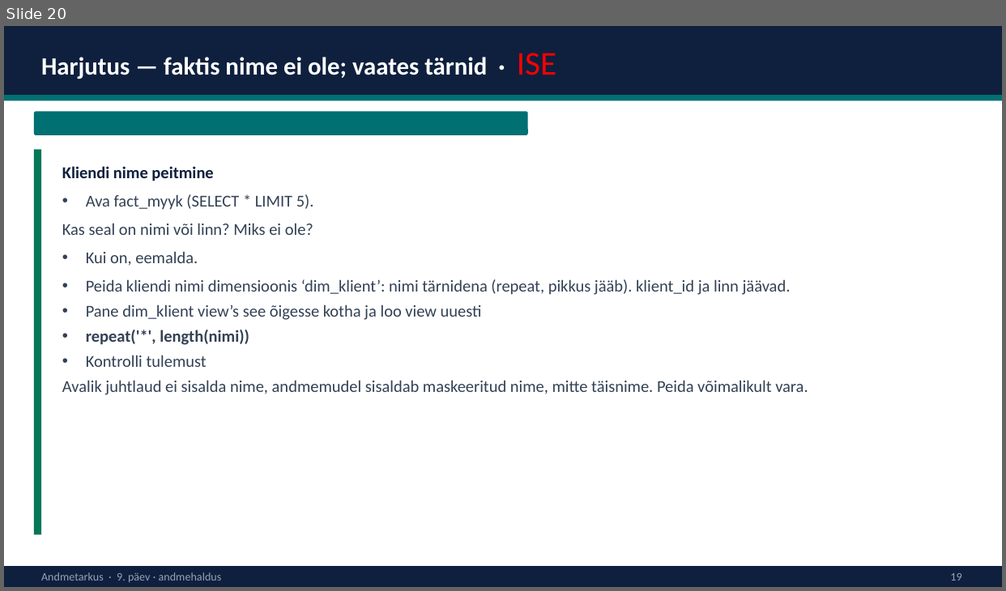
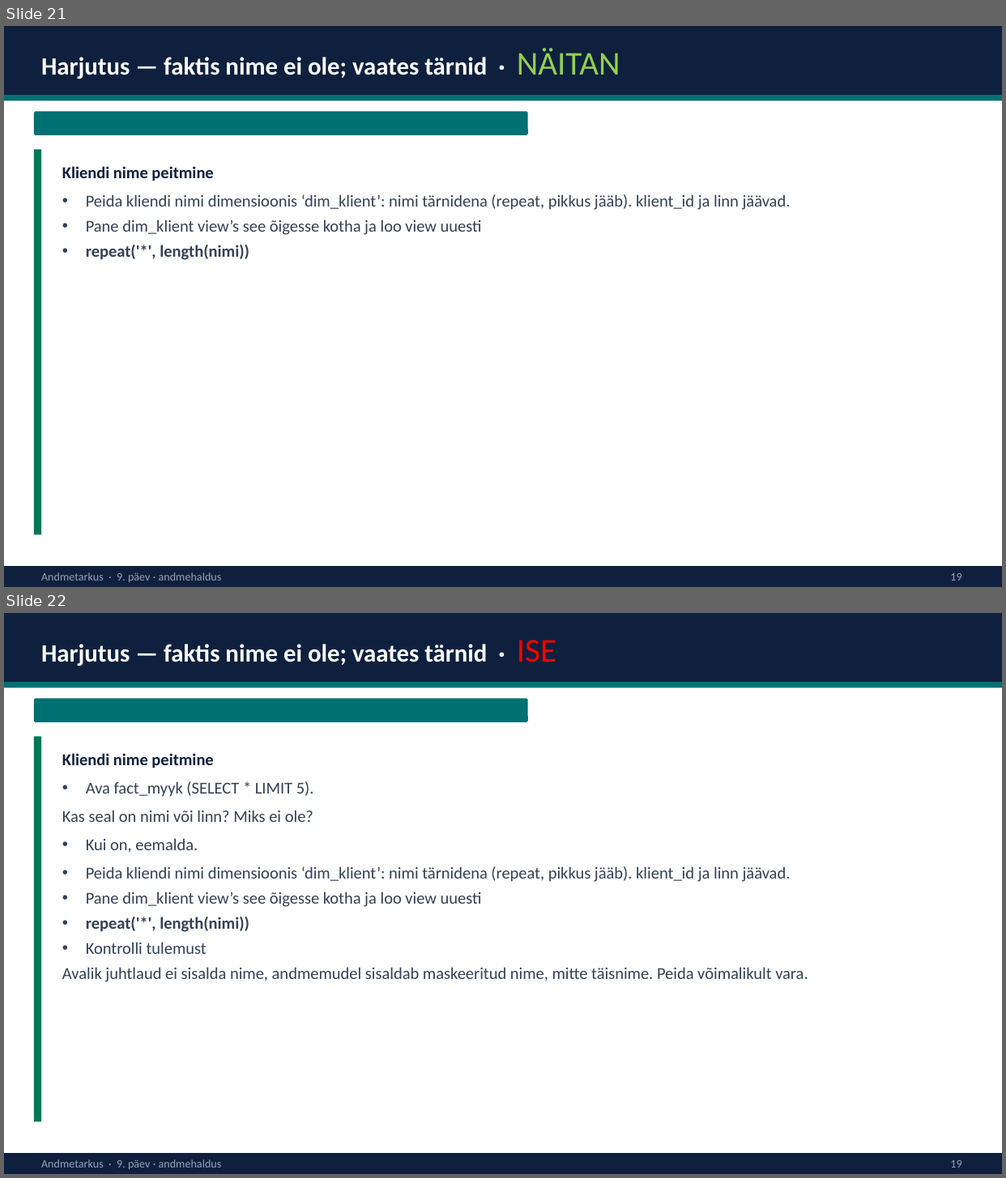
Before and after one commit to emilieabel/andmetarkus, a slide deck: Materjalid/Day9 Andmekorraldus Dim Fakt/9-paev-andmetarkus-esitlus.pptx. Shown one above the other, each under a label of ours: slide 20 before the commit, slides 21 and 22 after it. The pictures are 1006x591 and 1006x1178 pixels, drawn with LibreOffice and Linux fonts; fonts in the diff are those of the drawing. Boxes give left, top, right and bottom in pixels: in the first picture for what was removed or moved away, otherwise in the second. Text is boxed around its words. In the diff, an @@ line names an element or a change of style, - is before the commit and + after.

```diff
--- a/Materjalid/Day9 Andmekorraldus Dim Fakt/9-paev-andmetarkus-esitlus.pptx
+++ b/Materjalid/Day9 Andmekorraldus Dim Fakt/9-paev-andmetarkus-esitlus.pptx
@@ slide 21 added at (x1=4, y1=26, x2=1002, y2=587), background #FFFFFF @@
@@ rectangle added at (x1=4, y1=26, x2=1002, y2=95), fill #0F203E @@
@@ text added at (x1=41, y1=48, x2=620, y2=79), 24 pt, text #FFFFFF, bold @@
+Harjutus — faktis nime ei ole; vaates tärnid · NÄITAN
@@ rectangle added at (x1=4, y1=95, x2=1002, y2=101), fill #007073 @@
@@ rounded rectangle added at (x1=34, y1=111, x2=528, y2=135), fill #007073 @@
@@ rounded rectangle added at (x1=34, y1=149, x2=498, y2=535), fill #FFFFFF @@
@@ rectangle added at (x1=34, y1=149, x2=41, y2=535), fill #047857 @@
@@ text added at (x1=62, y1=166, x2=213, y2=182), 16 pt, text #0F203E, bold @@
+Kliendi nime peitmine
@@ text added at (x1=86, y1=194, x2=791, y2=260), 16 pt, text #334155 @@
+• Peida kliendi nimi dimensioonis ‘dim_klient’: nimi tärnidena (repeat, pikkus jääb). klient_id ja linn jäävad.
+• Pane dim_klient view’s see õigesse kotha ja loo view uuesti
+• repeat('*', length(nimi))
@@ rectangle added at (x1=4, y1=566, x2=1002, y2=587), fill #0F203E @@
@@ text added at (x1=41, y1=573, x2=222, y2=582), 11 pt, text #94A3B8 @@
+Andmetarkus · 9. päev · andmehaldus
@@ text added at (x1=950, y1=574, x2=961, y2=581), 11 pt, text #94A3B8 @@
+19
@@ what was slide 20 is now slide 22 @@
```
Also in this commit, not shown: 7 slides changed, 2 other slides added, 1 other file.
